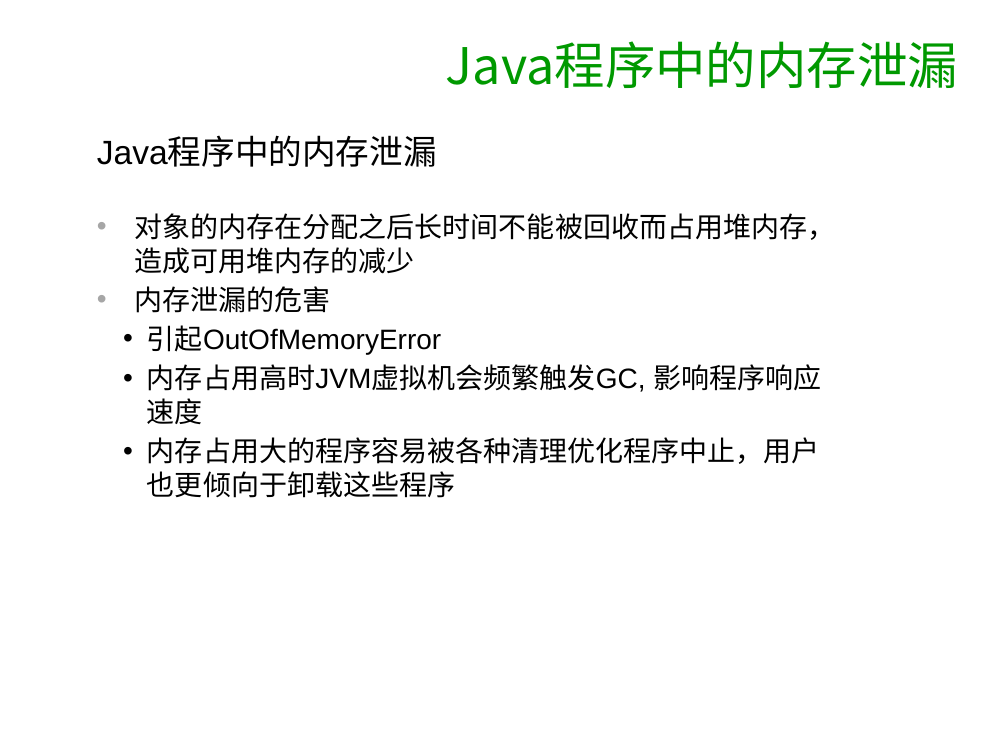
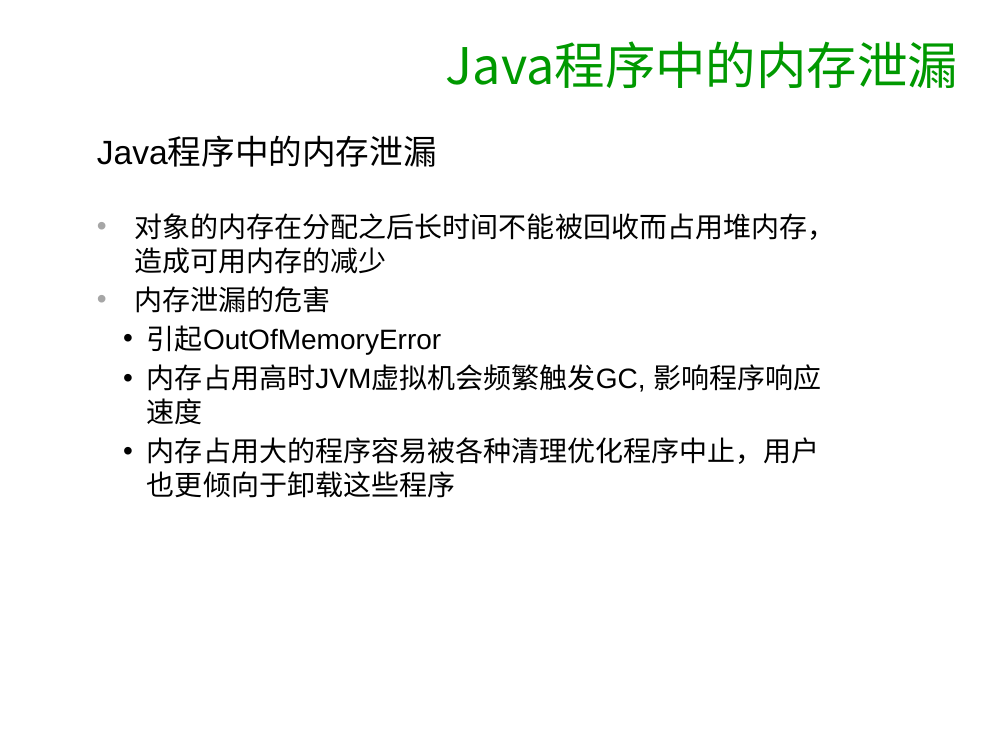
Before and after one commit to songzhengxuan/kata, a slide deck: slide 13 of ppt/ppt.ppt (slide 8 before the commit). Drawn at 1008x756 pixels with LibreOffice and Linux fonts; fonts in the diff are those of the drawing; background and template pictures are left out. Boxes give left, top, right and bottom in pixels: in the first picture for what was removed or moved away, otherwise in the second. Text is boxed around its words. In the diff, an @@ line names an element or a change of style, - is before the commit and + after.

```diff
--- a/ppt/ppt.ppt
+++ b/ppt/ppt.ppt
@@ text at [134,213,835,274]: text changed @@
-• 对象的内存在分配之后长时间不能被回收而占用堆内存，造成可用堆内存的减少
+• 对象的内存在分配之后长时间不能被回收而占用堆内存，造成可用内存的减少
```
Also in this commit, not shown: 5 slides added, 28 other files.
